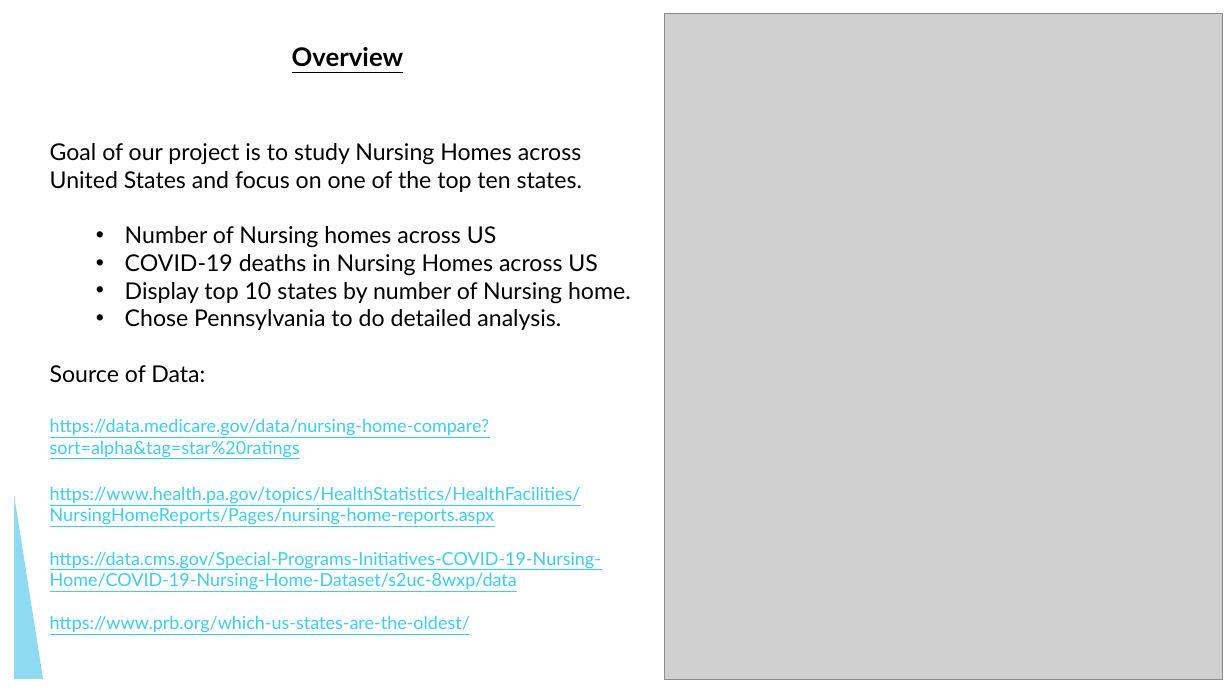
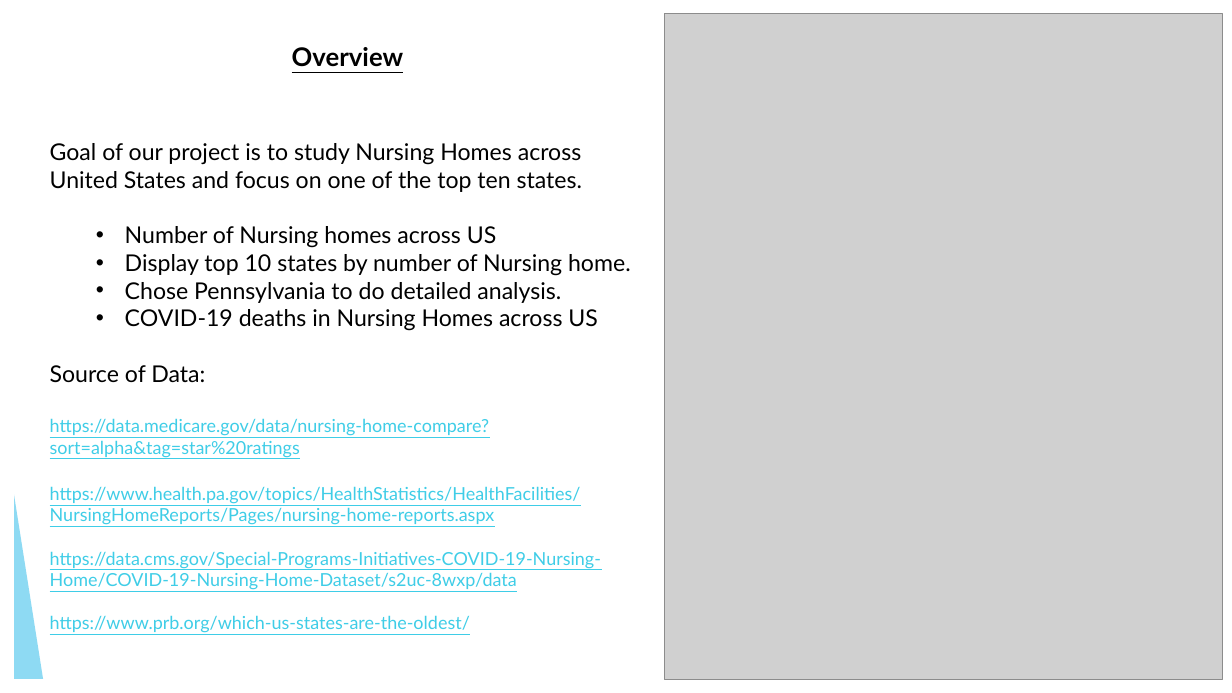
Before and after one commit to kdaltayli/Nursin_Home_Performance, a slide deck: slide 2 of Nursing Home Analysis.pptx. Drawn at 1232x693 pixels with LibreOffice and Linux fonts; fonts in the diff are those of the drawing; grey boxes stand for pictures. Boxes give left, top, right and bottom in pixels: in the first picture for what was removed or moved away, otherwise in the second. Text is boxed around its words. In the diff, an @@ line names an element or a change of style, - is before the commit and + after.

```diff
--- a/Nursing Home Analysis.pptx
+++ b/Nursing Home Analysis.pptx
@@ text at [125, 254, 597, 276]: paragraph removed @@
-  • COVID-19 deaths in Nursing Homes across US
@@ text at [125, 309, 597, 331]: paragraph added @@
+  • COVID-19 deaths in Nursing Homes across US
```
Also in this commit, not shown: 1 slide added, 1 slide removed, 11 other files.
